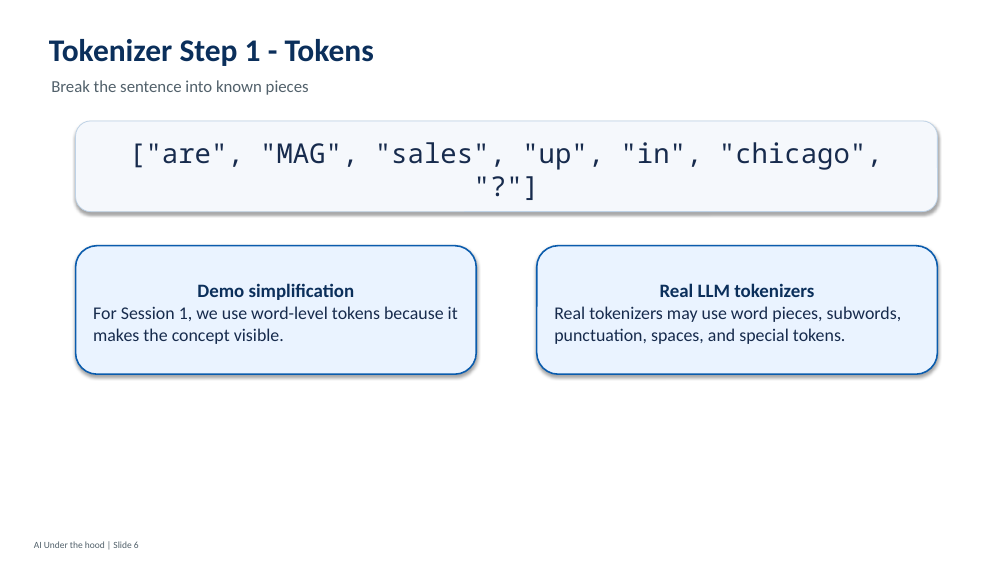
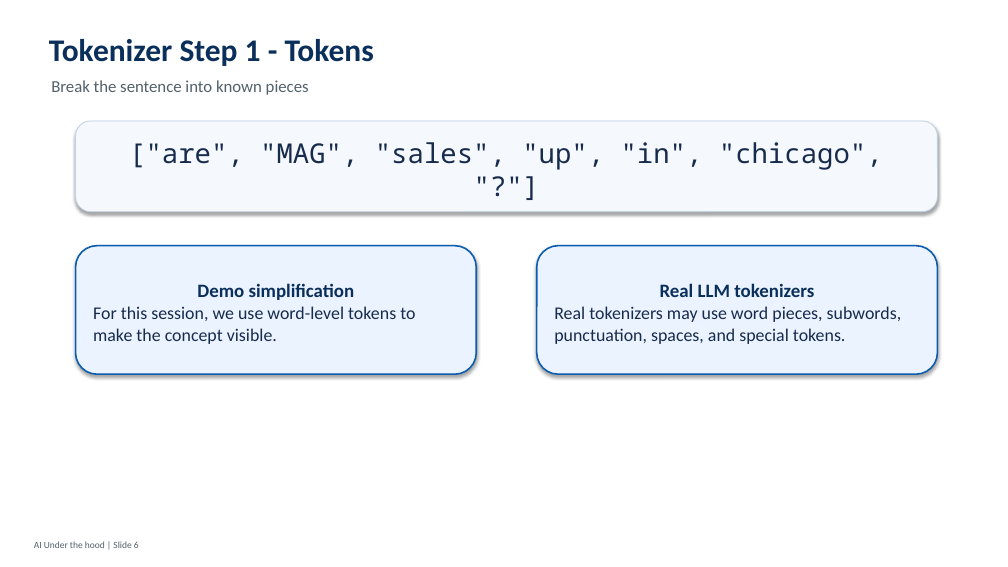
Before and after one commit to javaboy-vk/MAGPAI, a slide deck: slide 7 of pptx/Session_01_Tokens_v1.0.pptx (slide 6 before the commit). Drawn at 1008x567 pixels with LibreOffice and Linux fonts; fonts in the diff are those of the drawing. Boxes give left, top, right and bottom in pixels: in the first picture for what was removed or moved away, otherwise in the second. Text is boxed around its words. In the diff, an @@ line names an element or a change of style, - is before the commit and + after.

Commit message:
PPTX updates to include  more images to explain graphically the concepts of the full stack AI/ML mental model, and to update the flow of the presentation to better align with the new content. Also includes updates to the README and MANIFEST files to reflect the changes in the presentation content and structure.

```diff
--- a/pptx/Session_01_Tokens_v1.0.pptx
+++ b/pptx/Session_01_Tokens_v1.0.pptx
@@ text in rounded rectangle at (93,306,415,344): text changed @@
-For Session 1, we use word-level tokens because it makes the concept visible.
+For this session, we use word-level tokens to make the concept visible.
```
Also in this commit, not shown: 2 other slides changed, 1 slide added, 47 other files.
